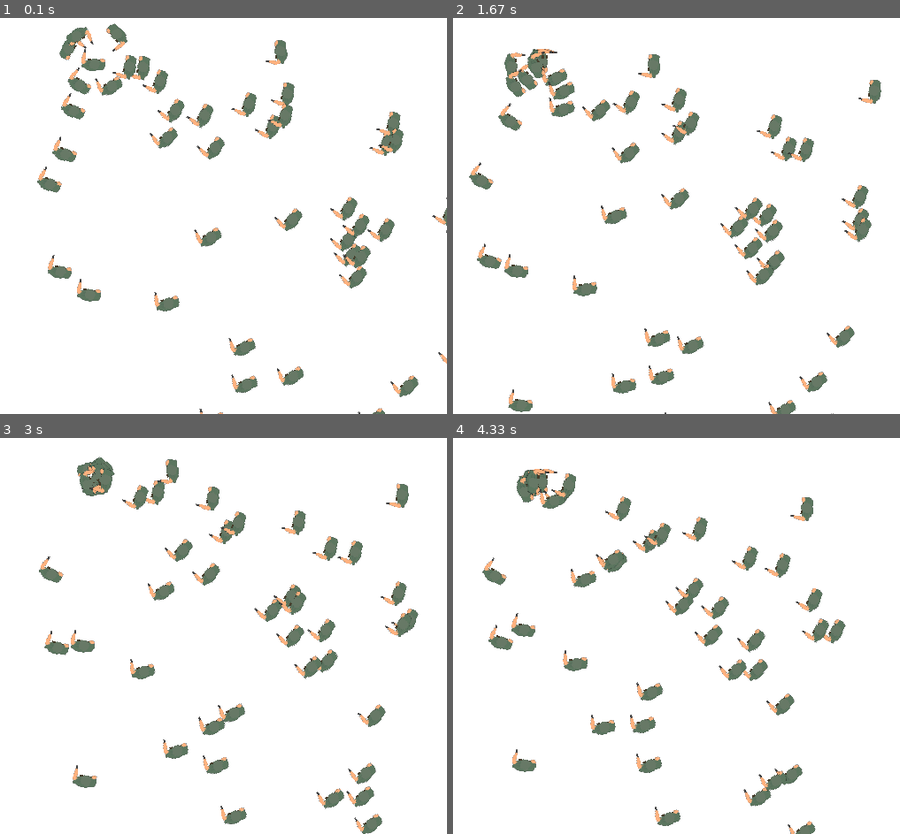
Above: before the commit, frames 1-4 (two rows, left to right).
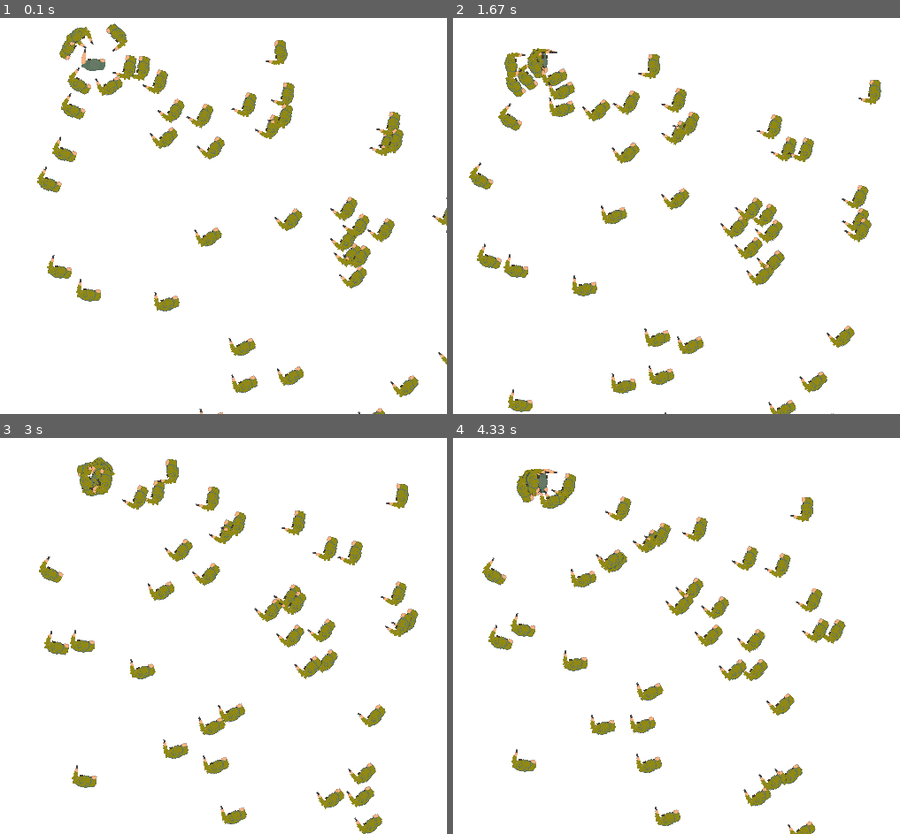
Above: after the commit, the same moments.

Repository: openmarmot/twe
Game: pygame game, started from code/twe.py
Same seed, same stepped clock (60 frames per second), same inputs: the game is played once before the commit and once after it.
Inputs (mouse positions are in pixels of both pictures, inside the frame that each line leads up to):
- Up to frame 1 (0.1 s): no input
- Up to frame 2 (1.67 s): hold D 0.33-0.8 s; hold W 0.83-1.13 s; click (479, 45) at 1.22 s; hold D from 1.5 s (still down)
- Up to frame 3 (3 s): release D at 1.97 s; hold A 2-2.53 s; hold S 2.57-2.87 s; hold A from 2.9 s (still down)
- Up to frame 4 (4.33 s): release A at 3.3 s; hold W 3.33-3.7 s; hold D from 3.73 s (still down)

The runs differ from the first frame. In frame 1, 4.0% of the frame differs, in the area x 8-100%, y 1-100%; in frame 2, 4.4%, in the area x 3-96%, y 7-100%; in frame 3, 4.2%; in frame 4, 3.9%.

Commit message:
added world_builder

Diff:
--- a/change_log.txt
+++ b/change_log.txt
@@ -1,4 +1,9 @@
 TWE Project : Change Log
+
+-----------------------------------------------------
+October 14 2020
+- moved the world building stuff to a new world_builder file
+
 
 -----------------------------------------------------
 October 06 2020
--- /dev/null
+++ b/code/engine/world_builder.py
@@ -0,0 +1,90 @@
+
+'''
+module : world_builder.py
+version : see module_version variable
+Language : Python 3.x
+author : andrew christ
+email : andrew@openmarmot.com
+notes :
+
+static module with the following responsibilities
+- build worlds
+- load art assets (?)
+
+# ref
+
+'''
+
+
+#import built in modules
+import math
+import random
+
+#import custom packages
+from engine.world import World
+from engine.graphics_2d_pygame import Graphics_2D_Pygame
+
+from world_objects.wo_man import WOMan
+from world_objects.wo_player import WOPlayer
+
+
+# module specific variables
+module_version='0.0' #module software version
+module_last_update_date='October 14 2020' #date of last update
+
+#global variables
+
+#------------------------------------------------------------------------------
+def initialize_world(SCREEN_SIZE):
+    '''
+    returns a world object that has completed basic init
+    '''
+
+    world = World(Graphics_2D_Pygame(SCREEN_SIZE))
+
+    load_images(world)
+
+    return world
+
+#------------------------------------------------------------------------------
+def load_images(world):
+    '''
+    load art assets
+    '''
+    # people
+    world.graphic_engine.loadImage('man','images/man.png')
+    world.graphic_engine.loadImage('german_soldier','images/german_soldier.png')
+    world.graphic_engine.loadImage('german_ss_fall_helm_soldier','images/german_ss_fall_helm_soldier.png')
+    world.graphic_engine.loadImage('russian_soldier','images/russian_soldier.png')
+
+    # weapons
+    world.graphic_engine.loadImage('1911','images/1911.png')
+    world.graphic_engine.loadImage('dp28','images/dp28.png')
+    world.graphic_engine.loadImage('mp40','images/mp40.png')
+    world.graphic_engine.loadImage('panzerfaust','images/panzerfaust.png')
+    world.graphic_engine.loadImage('ppk','images/ppk.png')
+    world.graphic_engine.loadImage('stg44','images/stg44.png')
+    world.graphic_engine.loadImage('tt33','images/tt33.png')
+
+    #terrain
+    world.graphic_engine.loadImage('catgrass','images/catgrass.png')
+
+#------------------------------------------------------------------------------
+def load_test_environment(world):
+    ''' test environment. not a normal map load '''
+
+    #add a player
+    player=WOPlayer(world)
+    player.is_player=True
+    player.world_coords=[50.,50.]
+    player.name='player'
+    player.wo_start()
+    world.player=player
+
+    # bob generator
+    for x in range(50):
+        bob=WOMan(world)
+        bob.name='bob'
+        bob.world_coords=[float(random.randint(0,500)),float(random.randint(0,500))]
+        bob.speed=float(random.randint(10,40))
+        bob.wo_start()
--- a/code/twe.py
+++ b/code/twe.py
@@ -6,6 +6,10 @@
 author : andrew christ
 email : andrew@openmarmot.com
 notes :
+
+the main python file for the project.
+contains the main loop.
+
 '''
 
 
@@ -14,11 +18,7 @@
 
 #import custom packages
 
-from engine.world import World
-from engine.graphics_2d_pygame import Graphics_2D_Pygame
-
-from world_objects.wo_man import WOMan
-from world_objects.wo_player import WOPlayer
+import engine.world_builder
 
 
 # module specific variables
@@ -27,44 +27,14 @@
 
 #global variables
 
-
 SCREEN_SIZE = (800, 800)
-world=None
-
-#------------------------------------------------------------------------------
-def load():
-    global world
-
-# note - this all needs to be moved to a dedicated world_load file
-
-    world = World(Graphics_2D_Pygame(SCREEN_SIZE))
-
-
-    #load images
-    world.graphic_engine.loadImage('man','images/man.png')
-
-    #add a couple test objects
-    player=WOPlayer(world)
-    player.is_player=True
-    player.world_coords=[50.,50.]
-    player.name='player'
-    player.wo_start()
-    world.player=player
-
-    # bob generator
-    for x in range(50):
-        bob=WOMan(world)
-        bob.name='bob'
-        bob.world_coords=[float(random.randint(0,500)),float(random.randint(0,500))]
-        bob.speed=float(random.randint(10,40))
-        bob.wo_start()
-
 
 
 #------------------------------------------------------------------------------
 def run():
 
-    load()
+    world=engine.world_builder.initialize_world(SCREEN_SIZE)
+    engine.world_builder.load_test_environment(world)
 
     while world.graphic_engine.quit==False:
 
--- a/code/world_objects/wo_man.py
+++ b/code/world_objects/wo_man.py
@@ -24,6 +24,6 @@
 
     def __init__(self, world):
         super().__init__(world)
-        self.image_name='man'
+        self.image_name='russian_soldier'
         self.render_level=1
         self.ai=AIZombie(self)
Renamed: code/images/colt_1911.png -> code/images/1911.png
Renamed: code/images/walther_ppk.png -> code/images/ppk.png
Renamed: code/images/tokarev_tt33.png -> code/images/tt33.png
Not shown, changed: code/todo.txt
